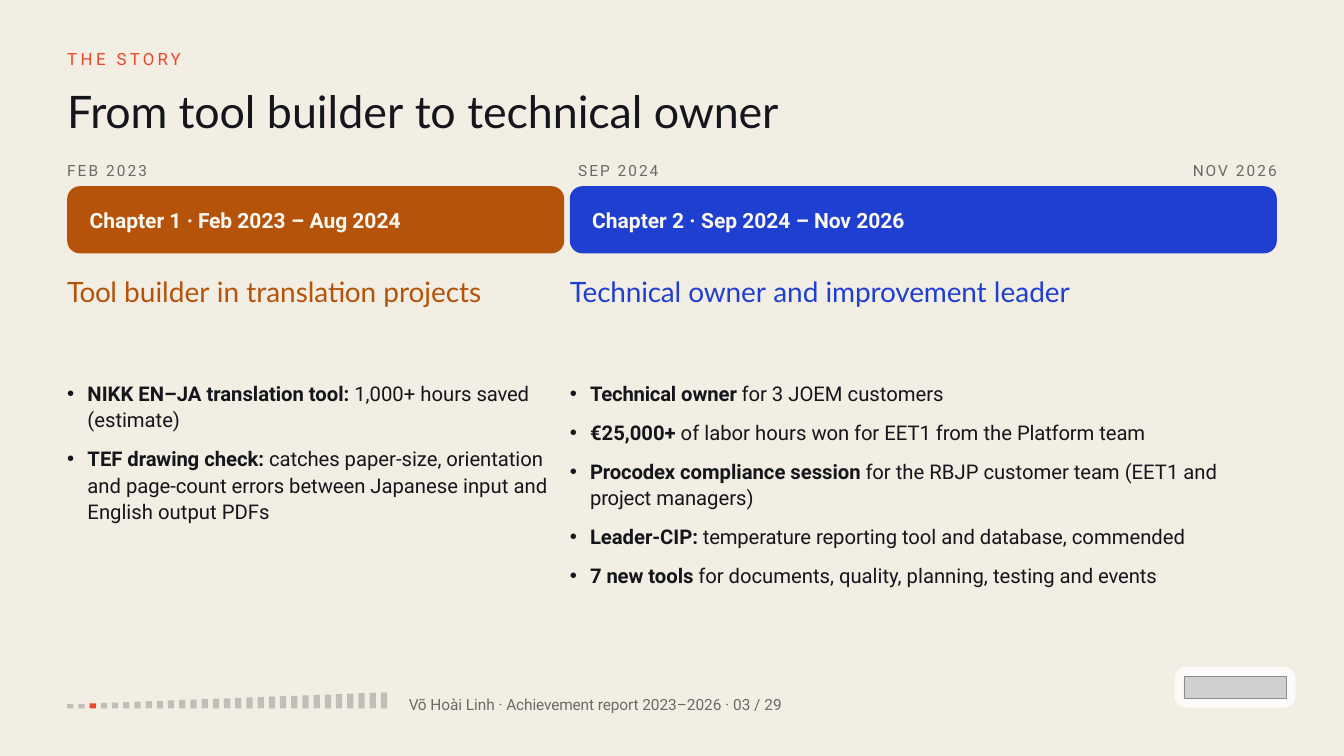
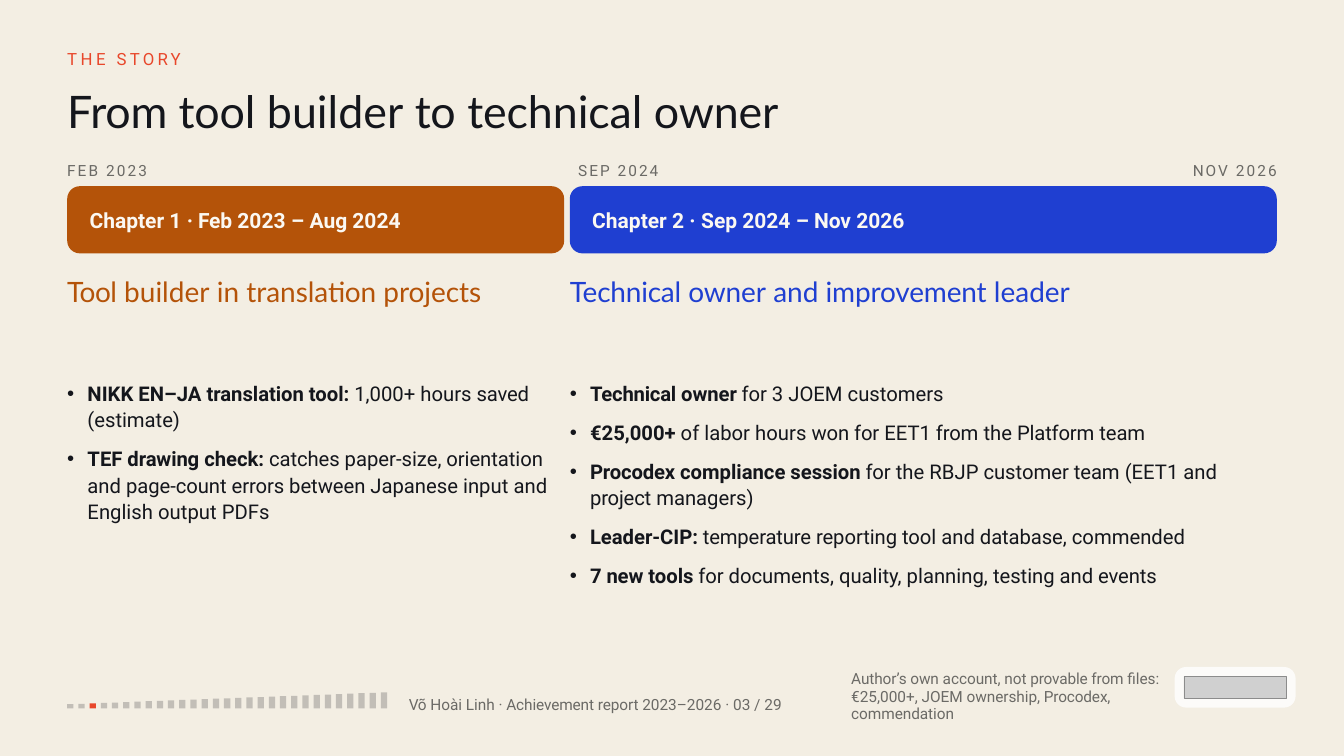
Before and after one commit to vohoailinh90/Multiple-report, a slide deck: slide 3 of reports/achievement-2023-2026/Linh_Vo_3-Year_Achievement_Report.pptx. Drawn at 1344x756 pixels with LibreOffice and Linux fonts; fonts in the diff are those of the drawing; grey boxes stand for pictures. Boxes give left, top, right and bottom in pixels: in the first picture for what was removed or moved away, otherwise in the second. Text is boxed around its words. In the diff, an @@ line names an element or a change of style, - is before the commit and + after.

```diff
--- a/reports/achievement-2023-2026/Linh_Vo_3-Year_Achievement_Report.pptx
+++ b/reports/achievement-2023-2026/Linh_Vo_3-Year_Achievement_Report.pptx
@@ text added at <box>851,672,1159,719</box>, 16.5 pt, text #6B6A66 @@
+Author’s own account, not provable from files: €25,000+, JOEM ownership, Procodex, commendation
```
Also in this commit, not shown: 6 other slides changed, 1 other file.
